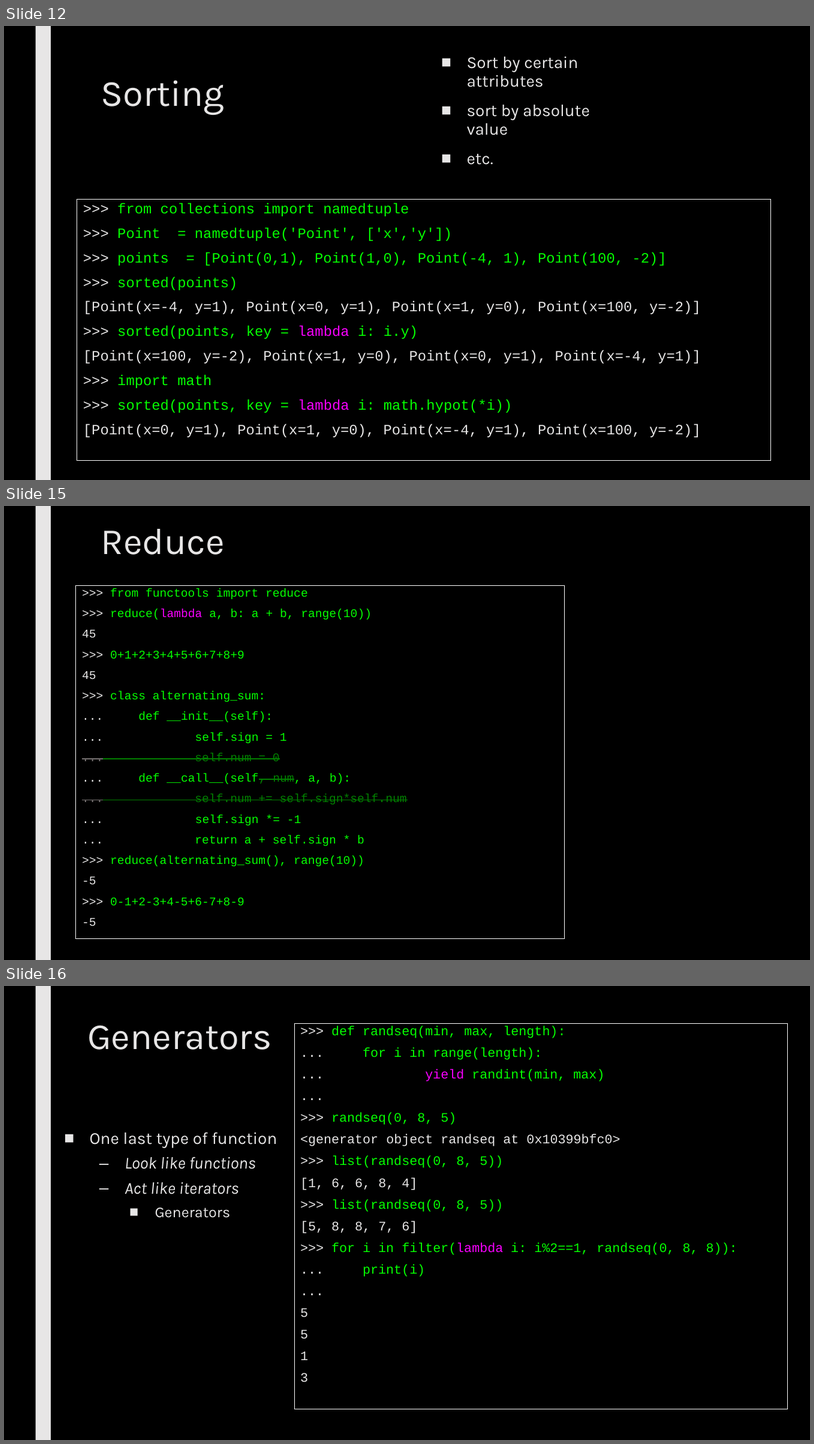
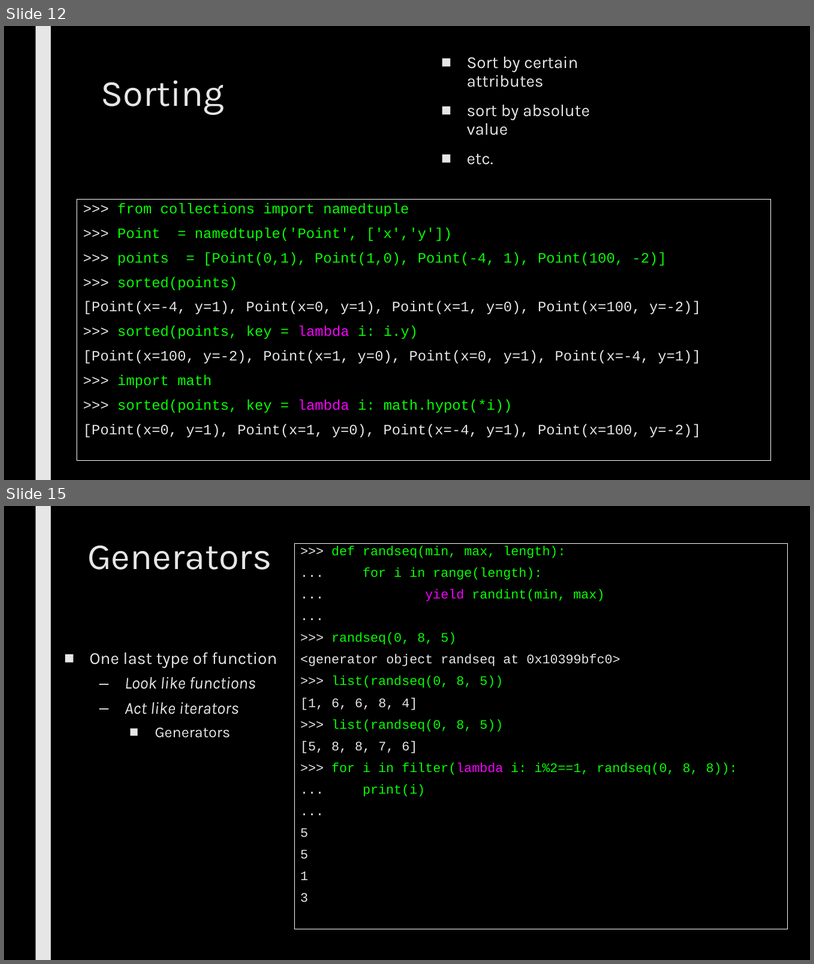
Before and after one commit to max7patek/metaprogramming, a slide deck: slides/02-FirstClassFunctions.pptx. Shown one above the other, each under a label of ours: slides 12, 15 and 16 before the commit, slides 12 and 15 after it; the slides between them are not shown. The pictures are 814x1444 and 814x964 pixels, drawn with LibreOffice and Linux fonts; fonts in the diff are those of the drawing; grey boxes stand for pictures. Boxes give left, top, right and bottom in pixels: in the first picture for what was removed or moved away, otherwise in the second. Text is boxed around its words. In the diff, an @@ line names an element or a change of style, - is before the commit and + after.

```diff
--- a/slides/02-FirstClassFunctions.pptx
+++ b/slides/02-FirstClassFunctions.pptx
@@ slide 15 removed at (4,506,810,960), background #000000; not listed: 1 template element that a slide beside it also shows @@
@@ title removed at (101,529,225,555) @@
-Reduce
@@ rectangle removed at (76,585,565,939) @@
->>> from functools import reduce
->>> reduce(lambda a, b: a + b, range(10))
-45
->>> 0+1+2+3+4+5+6+7+8+9
-45
->>> class alternating_sum:
-... def __init__(self):
-... self.sign = 1
-... self.num = 0
-... def __call__(self, num, a, b):
-... self.num += self.sign*self.num
-... self.sign *= -1
-... return a + self.sign * b
->>> reduce(alternating_sum(), range(10))
--5
->>> 0-1+2-3+4-5+6-7+8-9
--5
@@ what was slide 16 is now slide 15 @@
```
Also in this commit, not shown: 4 slides changed, 2 slides added, 1 other slide removed, 1 other file.
